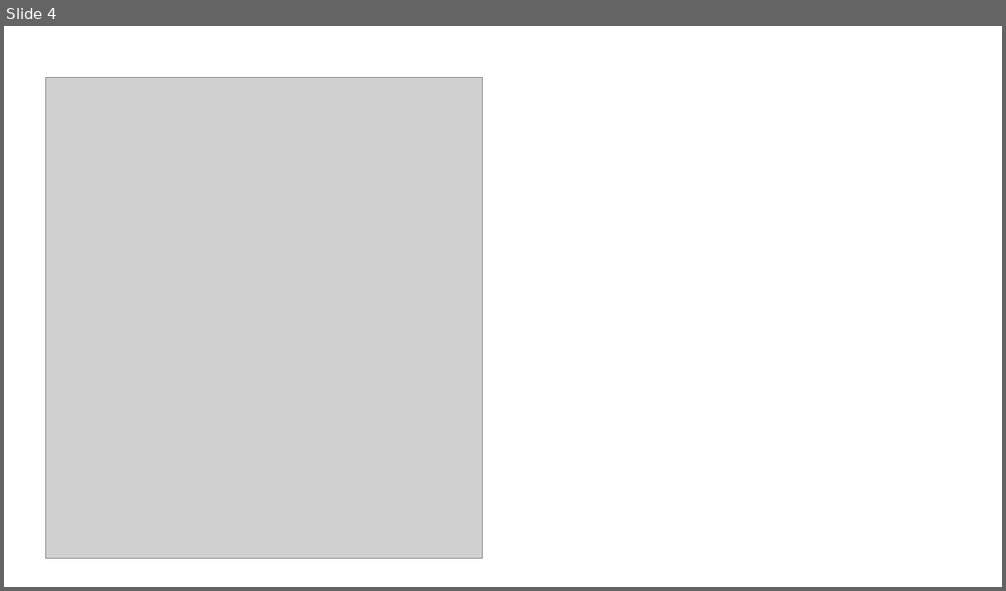
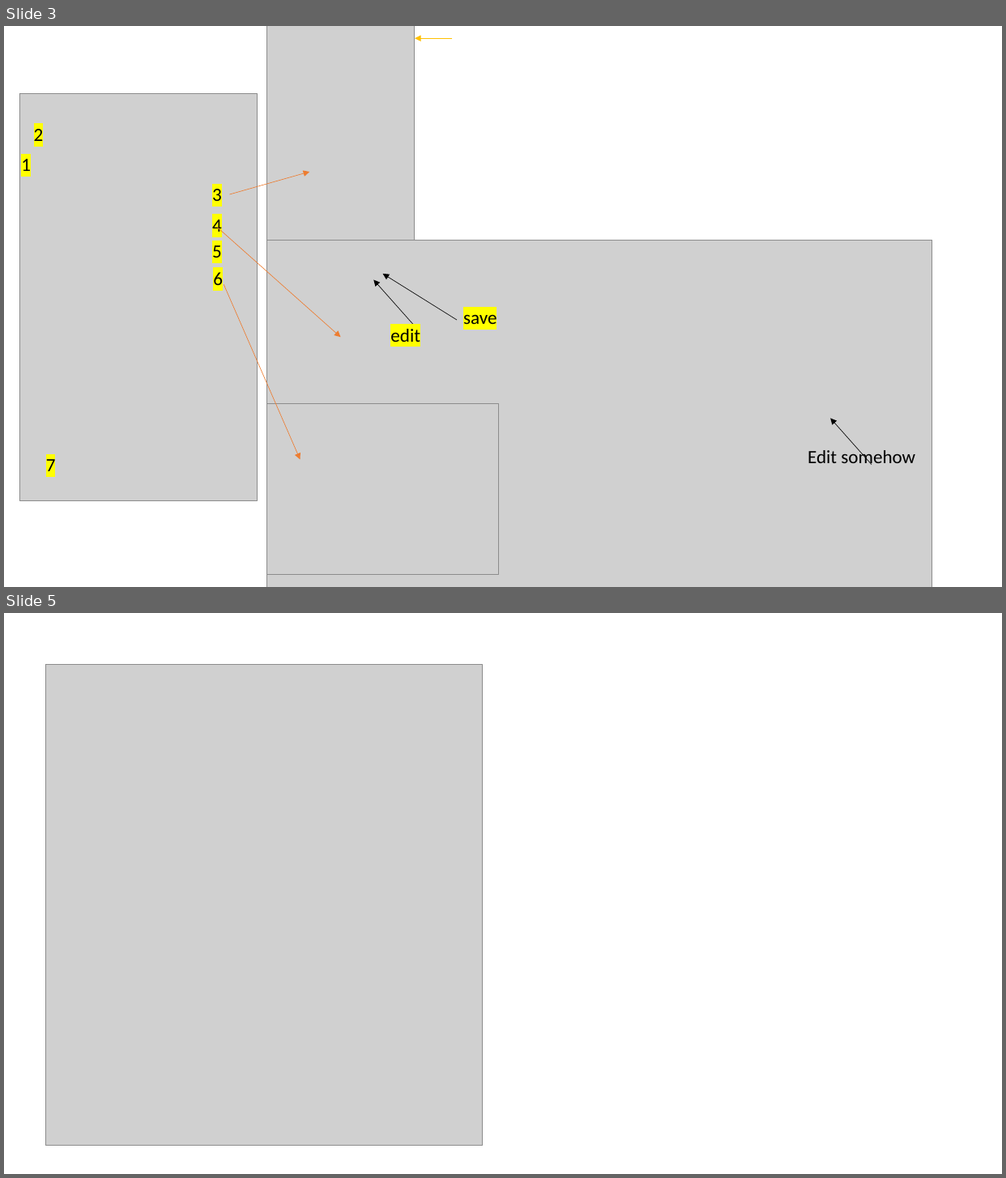
Before and after one commit to MOTRoundTables/ScenarioBank, a slide deck: doc/create_keys_system.pptx. Shown one above the other, each under a label of ours: slide 4 before the commit, slides 3 and 5 after it; the slides between them are not shown. The pictures are 1006x591 and 1006x1178 pixels, drawn with LibreOffice and Linux fonts; fonts in the diff are those of the drawing; grey boxes stand for pictures. Boxes give left, top, right and bottom in pixels: in the first picture for what was removed or moved away, otherwise in the second. Text is boxed around its words. In the diff, an @@ line names an element or a change of style, - is before the commit and + after.

```diff
--- a/doc/create_keys_system.pptx
+++ b/doc/create_keys_system.pptx
@@ slide 3 added at bbox=[4, 26, 1002, 587], background #FFFFFF @@
@@ picture added at bbox=[266, 26, 415, 332] @@
@@ arrow added from (453, 38) to (415, 38), #FFC000 0.5 pt @@
@@ picture added at bbox=[19, 94, 257, 501] @@
@@ text added at bbox=[34, 125, 44, 146], 18 pt, text #000000 @@
+2
@@ text added at bbox=[21, 159, 31, 171], 18 pt, text #000000 @@
+1
@@ text added at bbox=[212, 189, 222, 201], 18 pt, text #000000 @@
+3
@@ arrow added from (229, 194) to (309, 172), #ED7D31 0.5 pt @@
@@ text added at bbox=[212, 220, 222, 232], 18 pt, text #000000 @@
+4
@@ arrow added from (217, 228) to (341, 337), #ED7D31 0.5 pt @@
@@ picture added at bbox=[266, 240, 933, 587] @@
@@ text added at bbox=[212, 246, 222, 258], 18 pt, text #000000 @@
+5
@@ text added at bbox=[213, 272, 223, 285], 18 pt, text #000000 @@
+6
@@ arrow added from (224, 285) to (300, 459), #ED7D31 0.5 pt @@
@@ arrow added from (415, 327) to (374, 280), #000000 0.5 pt @@
@@ arrow added from (457, 320) to (383, 274), #000000 0.5 pt @@
@@ text added at bbox=[463, 314, 496, 324], 18 pt, text #000000 @@
+save
@@ text added at bbox=[390, 329, 420, 342], 18 pt, text #000000 @@
+edit
@@ picture added at bbox=[266, 404, 498, 575] @@
@@ arrow added from (872, 465) to (830, 418), #000000 0.5 pt @@
@@ text added at bbox=[46, 456, 56, 477], 18 pt, text #000000 @@
+7
@@ text added at bbox=[808, 448, 915, 465], 18 pt, text #000000 @@
+Edit somehow
@@ what was slide 4 is now slide 5 @@
```
Also in this commit, not shown: 3 slides changed, 47 other files.
